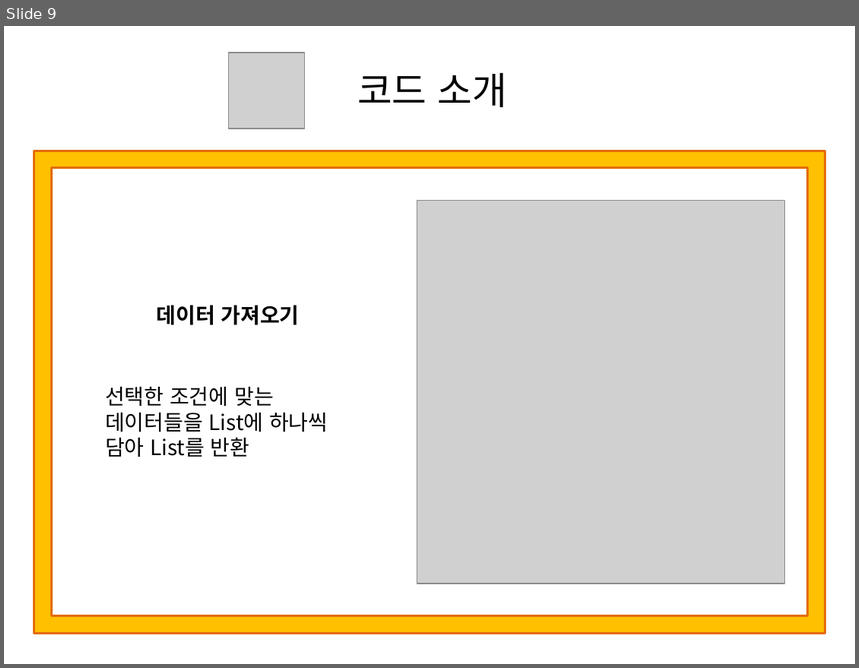
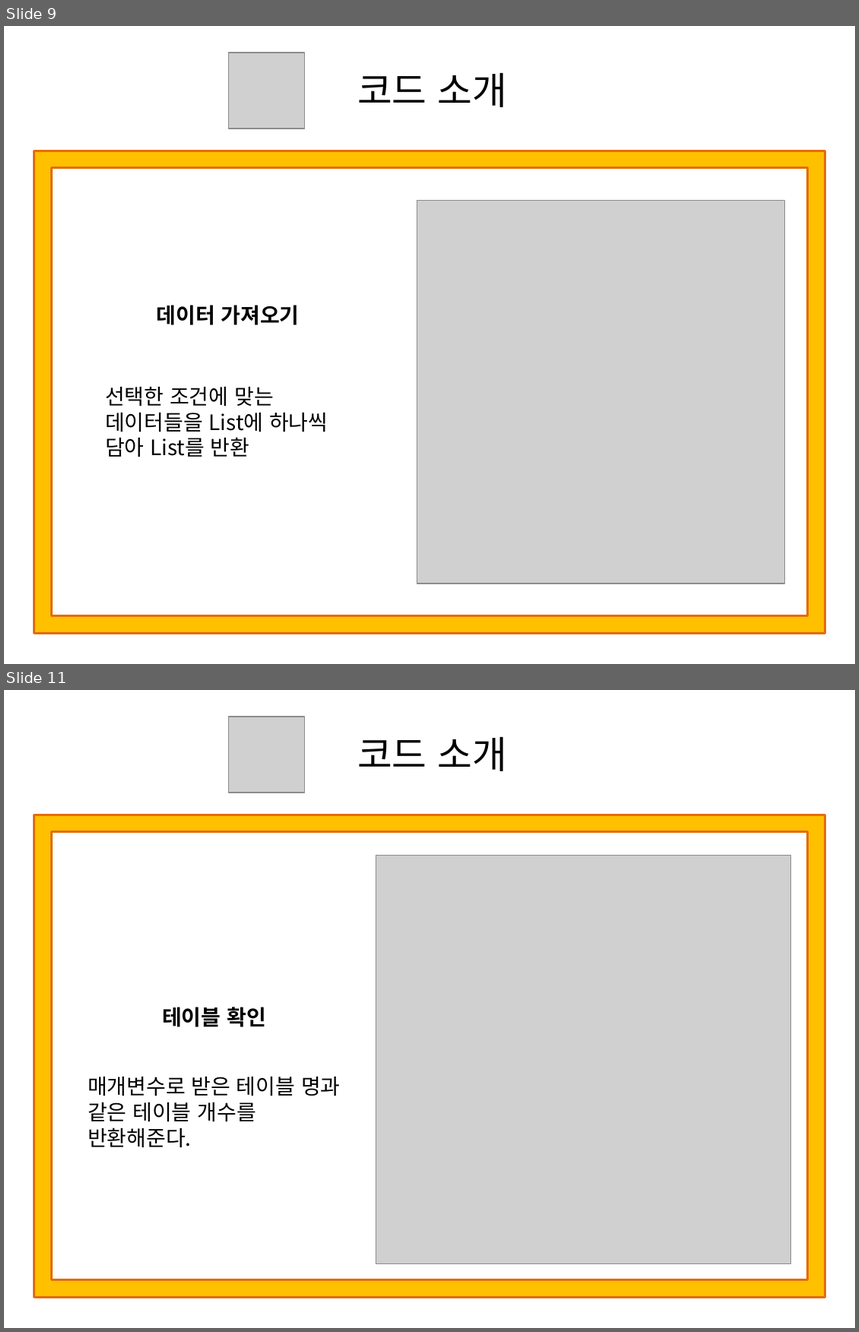
Before and after one commit to Yorgos7784/SW_Lesson, a slide deck: Portfolio/ppt/CarManagementProgram.pptx. Shown one above the other, each under a label of ours: slide 9 before the commit, slides 9 and 11 after it; the slides between them are not shown. The pictures are 859x668 and 859x1332 pixels, drawn with LibreOffice and Linux fonts; fonts in the diff are those of the drawing; grey boxes stand for pictures. Boxes give left, top, right and bottom in pixels: in the first picture for what was removed or moved away, otherwise in the second. Text is boxed around its words. In the diff, an @@ line names an element or a change of style, - is before the commit and + after.

```diff
--- a/Portfolio/ppt/CarManagementProgram.pptx
+++ b/Portfolio/ppt/CarManagementProgram.pptx
@@ slide 11 added at (x1=4, y1=690, x2=855, y2=1328), background #FFFFFF @@
@@ picture added at (x1=229, y1=717, x2=304, y2=792) @@
@@ text added at (x1=357, y1=737, x2=508, y2=771), 32 pt, text #000000 @@
+코드 소개
@@ frame added at (x1=34, y1=815, x2=825, y2=1298), fill #FFC000, outline #E46C0A 2 pt @@
@@ picture added at (x1=376, y1=855, x2=791, y2=1264) @@
@@ text added at (x1=162, y1=1007, x2=266, y2=1027), 18 pt, text #000000, bold @@
+테이블 확인
@@ text added at (x1=88, y1=1077, x2=341, y2=1148), 18 pt, text #000000 @@
+매개변수로 받은 테이블 명과 같은 테이블 개수를 반환해준다.
```
Also in this commit, not shown: 1 slide changed, 9 other slides added, 36 other files.
